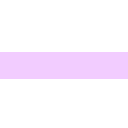
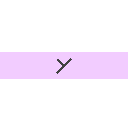
Layers edited between the first and the second (128, 128) image:
added layer "Layer 2" above "Layer 1" over [56, 58, 72, 74]
